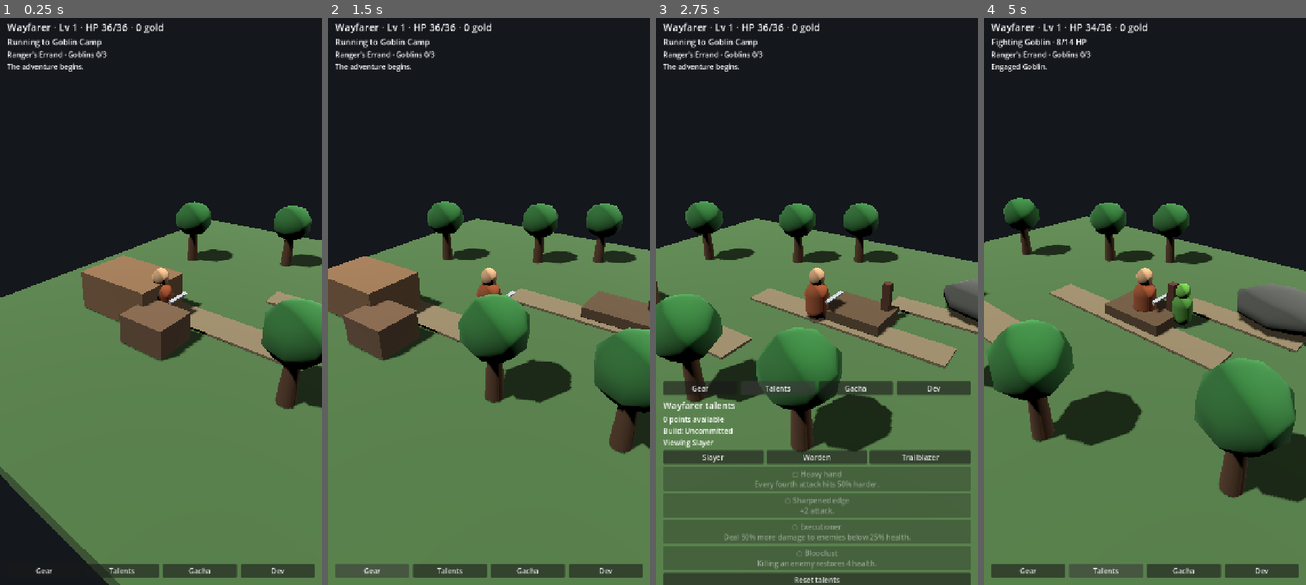
Above: before the commit, frames 1-4 (left to right).
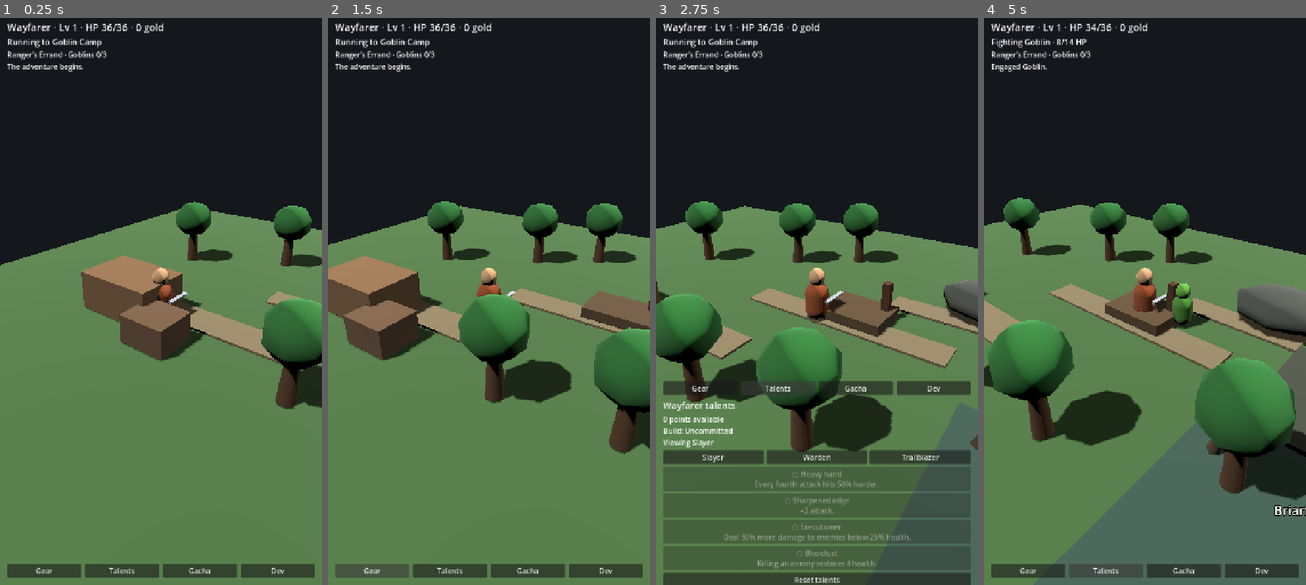
Above: after the commit, the same moments.

Repository: gabebartolo-spec/Idlerpg
Game: Godot game, scene res://main.tscn
Same seed, same stepped clock (60 frames per second), same inputs: the game is played once before the commit and once after it.
Inputs:
- Up to frame 1 (0.25 s): no input
- Up to frame 2 (1.5 s): click "Gear" at 0.5 s; click "Gear" at 1.25 s
- Up to frame 3 (2.75 s): click "Talents" at 2 s
- Up to frame 4 (5 s): click "Gear" at 2.75 s; click "Talents" at 3.5 s; click "Talents" at 4.25 s

The runs differ from the first frame. In frame 1, 6.9% of the frame differs, in the area x 0-100%, y 33-100%; in frame 2, 2.0%; in frame 3, 1.8%; in frame 4, 3.1%.

Commit message:
Visualise Briarfen and Old Thornback

Diff:
--- a/src/main.gd
+++ b/src/main.gd
@@ -128,7 +128,7 @@
 
 	var ground := MeshInstance3D.new()
 	var ground_mesh := BoxMesh.new()
-	ground_mesh.size = Vector3(20.0, 0.35, 18.0)
+	ground_mesh.size = Vector3(26.0, 0.35, 22.0)
 	ground.mesh = ground_mesh
 	ground.position = Vector3(0.0, -0.2, 0.0)
 	ground.material_override = _material(Color(0.24, 0.36, 0.20))
@@ -141,6 +141,7 @@
 	_build_town()
 	_build_goblin_camp()
 	_build_wolf_den()
+	_build_briarfen()
 
 	for pos in [
 		Vector3(-6.8, 0.0, -2.5),
@@ -186,6 +187,48 @@
 	den.scale = Vector3(1.3, 0.75, 1.0)
 	den.material_override = _material(Color(0.28, 0.29, 0.27))
 	world.add_child(den)
+
+func _build_briarfen() -> void:
+	_add_box(sim.BRIARFEN_POSITION + Vector3(0.0, 0.03, 0.0), Vector3(5.2, 0.10, 5.0), Color(0.20, 0.29, 0.25))
+	_add_box(sim.THORNBACK_POSITION + Vector3(0.0, 0.04, 0.0), Vector3(4.0, 0.12, 3.6), Color(0.24, 0.25, 0.21))
+
+	for offset in [
+		Vector3(-1.8, 0.0, -1.5),
+		Vector3(-0.8, 0.0, 1.7),
+		Vector3(1.5, 0.0, 1.3),
+		Vector3(1.9, 0.0, -1.1)
+	]:
+		var thorn := MeshInstance3D.new()
+		var thorn_mesh := CylinderMesh.new()
+		thorn_mesh.top_radius = 0.04
+		thorn_mesh.bottom_radius = 0.16
+		thorn_mesh.height = 1.25
+		thorn_mesh.radial_segments = 5
+		thorn.mesh = thorn_mesh
+		thorn.position = sim.BRIARFEN_POSITION + offset + Vector3(0.0, 0.62, 0.0)
+		thorn.rotation_degrees = Vector3(0.0, 0.0, 14.0 if offset.x > 0.0 else -14.0)
+		thorn.material_override = _material(Color(0.30, 0.24, 0.18))
+		world.add_child(thorn)
+
+	var hollow := MeshInstance3D.new()
+	var hollow_mesh := SphereMesh.new()
+	hollow_mesh.radius = 1.25
+	hollow_mesh.height = 1.35
+	hollow_mesh.radial_segments = 8
+	hollow_mesh.rings = 4
+	hollow.mesh = hollow_mesh
+	hollow.position = sim.THORNBACK_POSITION + Vector3(0.8, 0.50, 0.7)
+	hollow.scale = Vector3(1.3, 0.65, 1.0)
+	hollow.material_override = _material(Color(0.27, 0.25, 0.20))
+	world.add_child(hollow)
+
+	var marker := Label3D.new()
+	marker.text = "Briarfen"
+	marker.position = sim.BRIARFEN_POSITION + Vector3(0.0, 1.8, 0.0)
+	marker.font_size = 30
+	marker.outline_size = 7
+	marker.billboard = BaseMaterial3D.BILLBOARD_ENABLED
+	world.add_child(marker)
 
 func _build_hero() -> Node3D:
 	var hero := Node3D.new()
@@ -538,42 +581,90 @@
 	for child in enemy_visual.get_children():
 		child.queue_free()
 
-	if kind == "goblin":
-		var body := MeshInstance3D.new()
-		var body_mesh := CapsuleMesh.new()
-		body_mesh.radius = 0.32
-		body_mesh.height = 1.0
-		body.mesh = body_mesh
-		body.position = Vector3(0.0, 0.50, 0.0)
-		body.material_override = _material(Color(0.28, 0.52, 0.20))
-		enemy_visual.add_child(body)
-
-		var head := MeshInstance3D.new()
-		var head_mesh := SphereMesh.new()
-		head_mesh.radius = 0.25
-		head_mesh.height = 0.50
-		head_mesh.radial_segments = 8
-		head_mesh.rings = 4
-		head.mesh = head_mesh
-		head.position = Vector3(0.0, 1.13, 0.0)
-		head.material_override = _material(Color(0.36, 0.62, 0.24))
-		enemy_visual.add_child(head)
-	else:
-		var body := MeshInstance3D.new()
-		var body_mesh := BoxMesh.new()
-		body_mesh.size = Vector3(1.1, 0.55, 0.52)
-		body.mesh = body_mesh
-		body.position = Vector3(0.0, 0.48, 0.0)
-		body.material_override = _material(Color(0.36, 0.38, 0.40))
-		enemy_visual.add_child(body)
-
-		var head := MeshInstance3D.new()
-		var head_mesh := BoxMesh.new()
-		head_mesh.size = Vector3(0.50, 0.48, 0.48)
-		head.mesh = head_mesh
-		head.position = Vector3(-0.62, 0.58, 0.0)
-		head.material_override = _material(Color(0.42, 0.44, 0.46))
-		enemy_visual.add_child(head)
+	match kind:
+		"goblin":
+			var body := MeshInstance3D.new()
+			var body_mesh := CapsuleMesh.new()
+			body_mesh.radius = 0.32
+			body_mesh.height = 1.0
+			body.mesh = body_mesh
+			body.position = Vector3(0.0, 0.50, 0.0)
+			body.material_override = _material(Color(0.28, 0.52, 0.20))
+			enemy_visual.add_child(body)
+
+			var head := MeshInstance3D.new()
+			var head_mesh := SphereMesh.new()
+			head_mesh.radius = 0.25
+			head_mesh.height = 0.50
+			head_mesh.radial_segments = 8
+			head_mesh.rings = 4
+			head.mesh = head_mesh
+			head.position = Vector3(0.0, 1.13, 0.0)
+			head.material_override = _material(Color(0.36, 0.62, 0.24))
+			enemy_visual.add_child(head)
+		"briarling":
+			var body := MeshInstance3D.new()
+			var body_mesh := CylinderMesh.new()
+			body_mesh.top_radius = 0.25
+			body_mesh.bottom_radius = 0.38
+			body_mesh.height = 1.05
+			body_mesh.radial_segments = 6
+			body.mesh = body_mesh
+			body.position = Vector3(0.0, 0.52, 0.0)
+			body.material_override = _material(Color(0.31, 0.39, 0.24))
+			enemy_visual.add_child(body)
+
+			for side in [-1.0, 1.0]:
+				var branch := MeshInstance3D.new()
+				var branch_mesh := BoxMesh.new()
+				branch_mesh.size = Vector3(0.50, 0.10, 0.12)
+				branch.mesh = branch_mesh
+				branch.position = Vector3(0.28 * side, 0.75, 0.0)
+				branch.rotation_degrees = Vector3(0.0, 0.0, 25.0 * side)
+				branch.material_override = _material(Color(0.34, 0.25, 0.17))
+				enemy_visual.add_child(branch)
+		"thornback":
+			var body := MeshInstance3D.new()
+			var body_mesh := BoxMesh.new()
+			body_mesh.size = Vector3(1.65, 0.88, 0.82)
+			body.mesh = body_mesh
+			body.position = Vector3(0.0, 0.62, 0.0)
+			body.material_override = _material(Color(0.34, 0.25, 0.19))
+			enemy_visual.add_child(body)
+
+			var head := MeshInstance3D.new()
+			var head_mesh := BoxMesh.new()
+			head_mesh.size = Vector3(0.72, 0.66, 0.70)
+			head.mesh = head_mesh
+			head.position = Vector3(-1.00, 0.62, 0.0)
+			head.material_override = _material(Color(0.39, 0.29, 0.21))
+			enemy_visual.add_child(head)
+
+			for tusk_z in [-0.24, 0.24]:
+				var tusk := MeshInstance3D.new()
+				var tusk_mesh := BoxMesh.new()
+				tusk_mesh.size = Vector3(0.42, 0.09, 0.09)
+				tusk.mesh = tusk_mesh
+				tusk.position = Vector3(-1.42, 0.48, tusk_z)
+				tusk.rotation_degrees = Vector3(0.0, 0.0, -18.0)
+				tusk.material_override = _material(Color(0.82, 0.75, 0.59))
+				enemy_visual.add_child(tusk)
+		_:
+			var body := MeshInstance3D.new()
+			var body_mesh := BoxMesh.new()
+			body_mesh.size = Vector3(1.1, 0.55, 0.52)
+			body.mesh = body_mesh
+			body.position = Vector3(0.0, 0.48, 0.0)
+			body.material_override = _material(Color(0.36, 0.38, 0.40))
+			enemy_visual.add_child(body)
+
+			var head := MeshInstance3D.new()
+			var head_mesh := BoxMesh.new()
+			head_mesh.size = Vector3(0.50, 0.48, 0.48)
+			head.mesh = head_mesh
+			head.position = Vector3(-0.62, 0.58, 0.0)
+			head.material_override = _material(Color(0.42, 0.44, 0.46))
+			enemy_visual.add_child(head)
 
 func _add_box(pos: Vector3, size: Vector3, colour: Color) -> void:
 	var item := MeshInstance3D.new()
